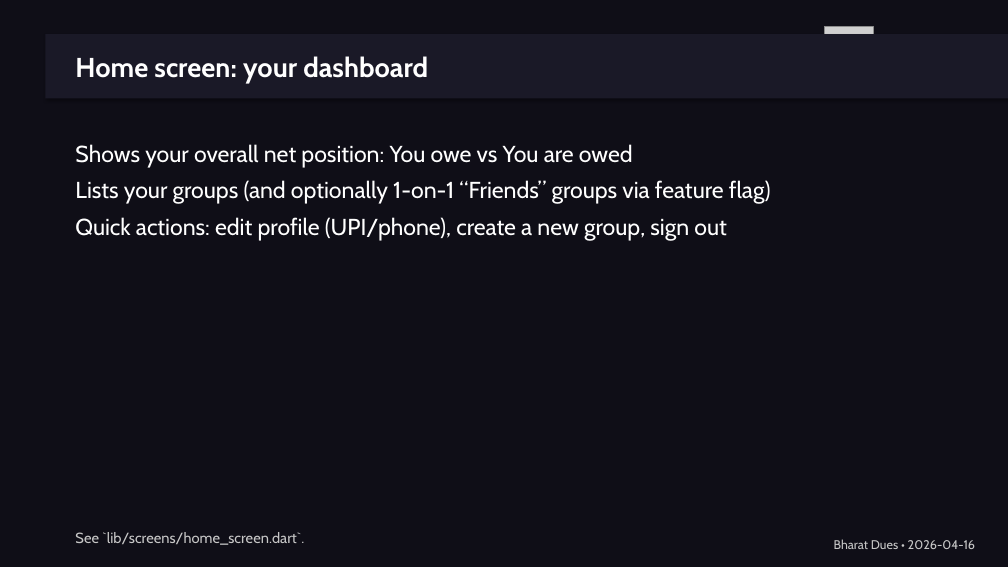
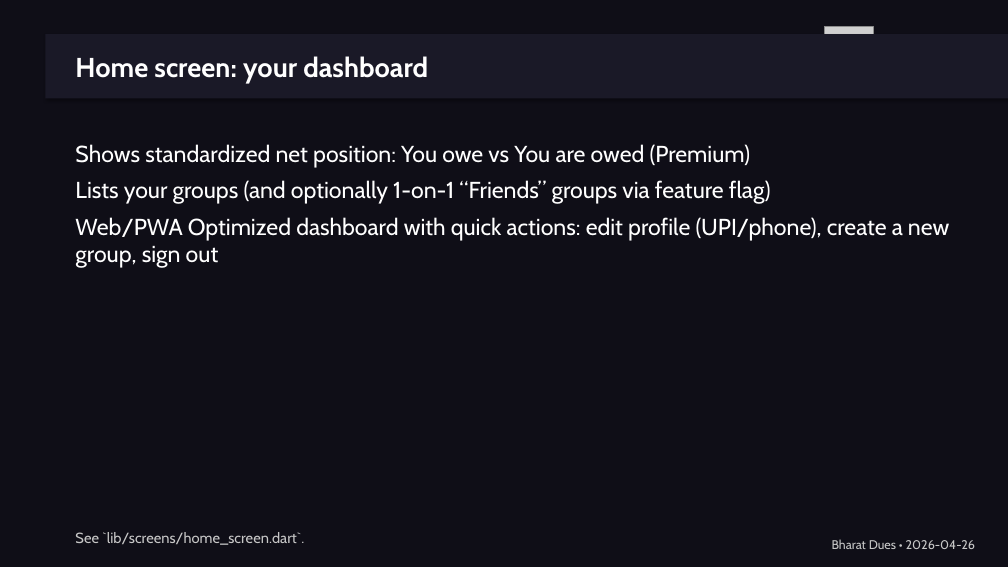
Before and after one commit to shikharagrawal17/settleup, a slide deck: slide 6 of BharatDues_App_Guide.pptx. Drawn at 1008x567 pixels with LibreOffice and Linux fonts; fonts in the diff are those of the drawing; grey boxes stand for pictures. Boxes give left, top, right and bottom in pixels: in the first picture for what was removed or moved away, otherwise in the second. Text is boxed around its words. In the diff, an @@ line names an element or a change of style, - is before the commit and + after.

Commit message:
Fix all logical, accounting, security rules, and cross-platform issues; optimize web build

```diff
--- a/BharatDues_App_Guide.pptx
+++ b/BharatDues_App_Guide.pptx
@@ text at (75, 144, 750, 168): text changed @@
-Shows your overall net position: You owe vs You are owed
+Shows standardized net position: You owe vs You are owed (Premium)
@@ text at (75, 217, 949, 268): text changed @@
-Quick actions: edit profile (UPI/phone), create a new group, sign out
+Web/PWA Optimized dashboard with quick actions: edit profile (UPI/phone), create a new group, sign out
@@ text at (832, 539, 976, 549): text changed @@
-Bharat Dues • 2026-04-16
+Bharat Dues • 2026-04-26
```
Also in this commit, not shown: 12 other slides changed, 27 other files.
